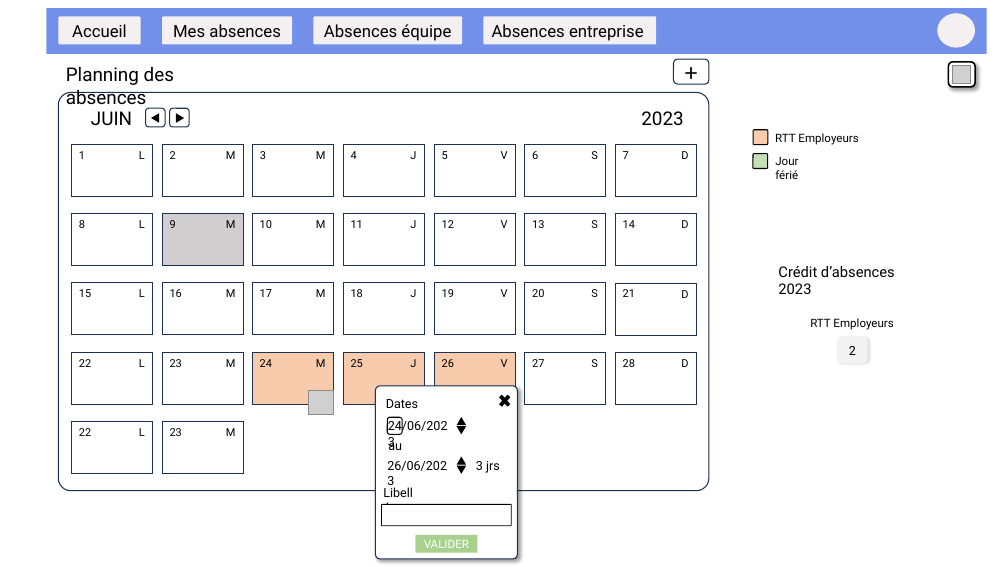
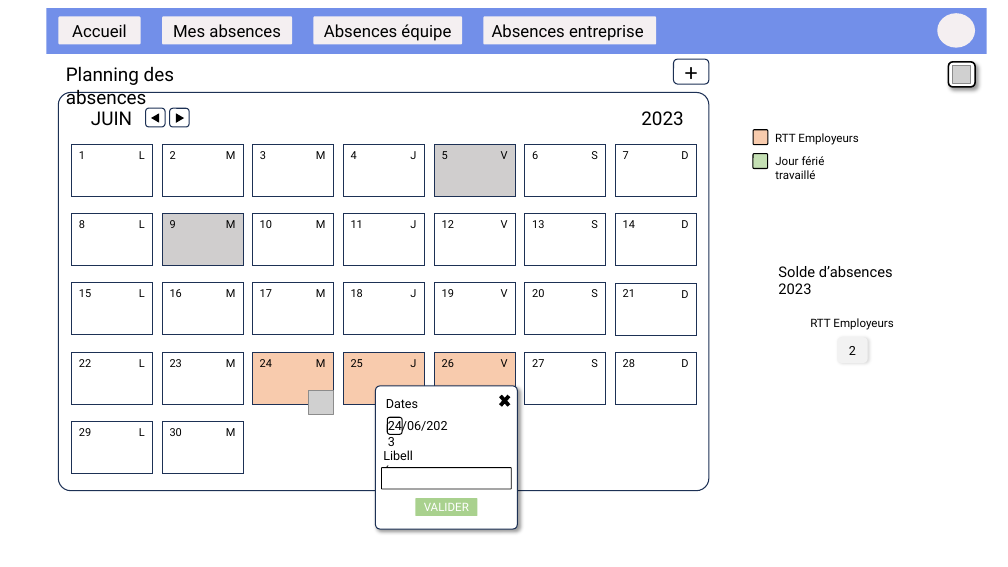
Before and after one commit to Diginamic-m03-Groupe4/gestion-des-absences, a slide deck: slide 18 of conception/maquettes.pptx. Drawn at 1008x567 pixels with LibreOffice and Linux fonts; fonts in the diff are those of the drawing; grey boxes stand for pictures; background and template pictures are left out. Boxes give left, top, right and bottom in pixels: in the first picture for what was removed or moved away, otherwise in the second. Text is boxed around its words. In the diff, an @@ line names an element or a change of style, - is before the commit and + after.

```diff
--- a/conception/maquettes.pptx
+++ b/conception/maquettes.pptx
@@ rectangle at (434, 144, 515, 197): fill #FFFFFF to #D0CECE @@
@@ text at (775, 156, 825, 179): text changed @@
-Jour férié
+Jour férié travaillé
@@ text at (778, 266, 893, 294): text changed @@
-Crédit d’absences 2023
+Solde d’absences 2023
@@ rounded rectangle: place and size @@
-rounded rectangle at (376, 386, 518, 559)
+rounded rectangle at (376, 386, 518, 529)
@@ triangle removed at (457, 418, 465, 425) @@
@@ text at (79, 428, 91, 436): text changed @@
-22
+29
@@ text at (170, 428, 182, 436): text changed @@
-23
+30
@@ text removed at (388, 438, 402, 450) @@
-au
@@ triangle removed at (457, 426, 465, 433) @@
@@ 2 rounded rectangles, 1 text: place and size @@
-2 rounded rectangles, 1 text at (376, 481, 512, 554)
+2 rounded rectangles, 1 text at (376, 444, 512, 516)
@@ text removed at (387, 461, 447, 471) @@
-26/06/2023
@@ triangle removed at (457, 457, 465, 464) @@
@@ triangle removed at (457, 467, 465, 473) @@
@@ text removed at (476, 461, 500, 473) @@
-3 jrs
```
Also in this commit, not shown: 20 other slides changed, 1 slide added, 1 slide removed, 16 other files.
